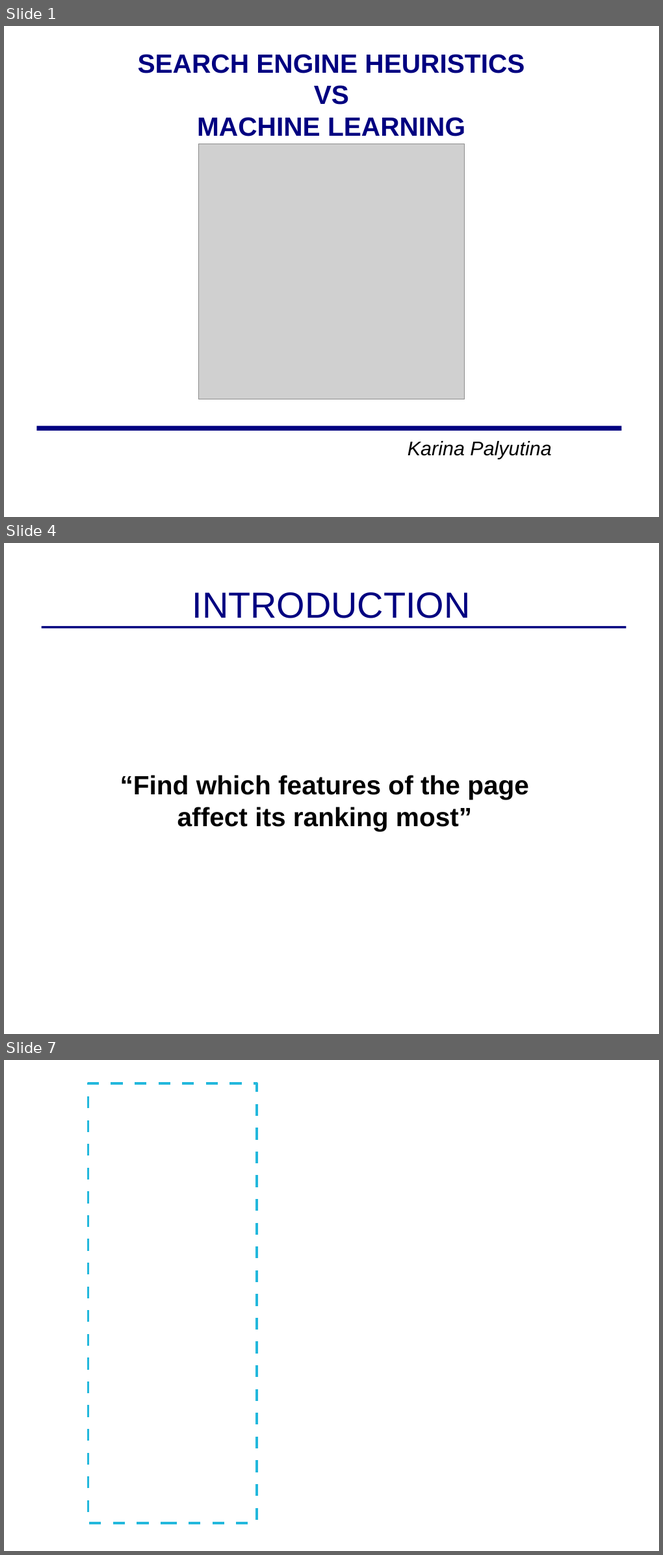
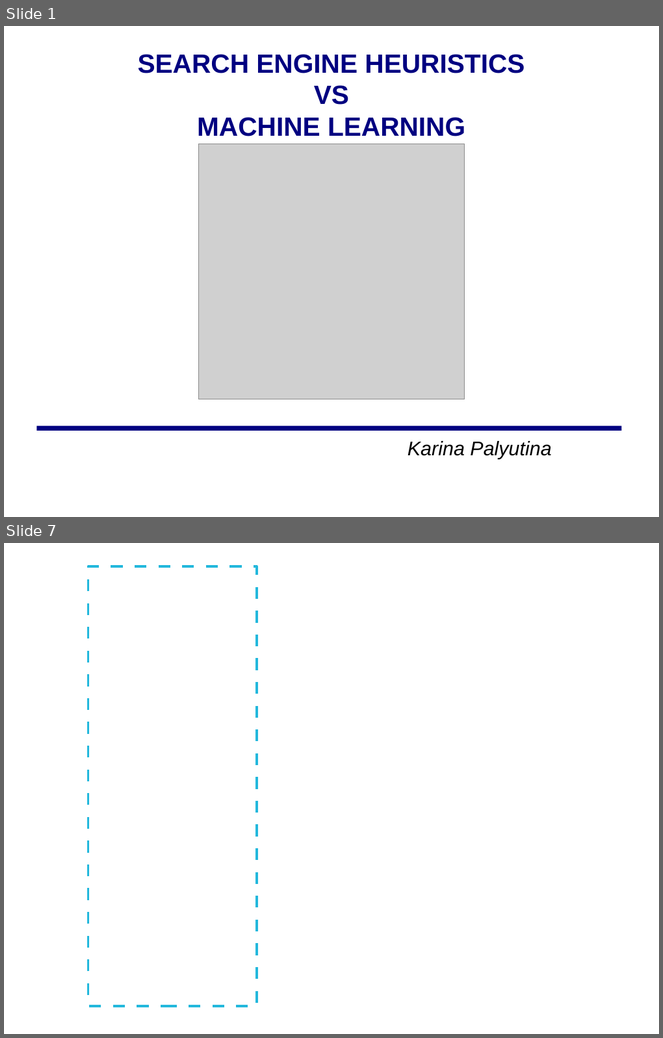
Before and after one commit to kp368/Dissertation-Project, a slide deck: progpres.odp. Shown one above the other, each under a label of ours: slides 1, 4 and 7 before the commit, slides 1 and 7 after it; the slides between them are not shown. The pictures are 663x1555 and 663x1038 pixels, drawn with LibreOffice and Linux fonts; fonts in the diff are those of the drawing; grey boxes stand for pictures; background and template pictures are left out. Boxes give left, top, right and bottom in pixels: in the first picture for what was removed or moved away, otherwise in the second. Text is boxed around its words. In the diff, an @@ line names an element or a change of style, - is before the commit and + after.

```diff
--- a/progpres.odp
+++ b/progpres.odp
@@ slide 4 removed at [4, 543, 659, 1034], background #FFFFFF @@
@@ title removed at [192, 592, 471, 618] @@
-INTRODUCTION
@@ line removed from (42, 627) to (627, 627) @@
@@ subtitle removed at [120, 775, 529, 832] @@
-“Find which features of the page
-affect its ranking most”
```
Also in this commit, not shown: 4 slides changed, 5 slides added, 1 other slide removed, 1 other file.
